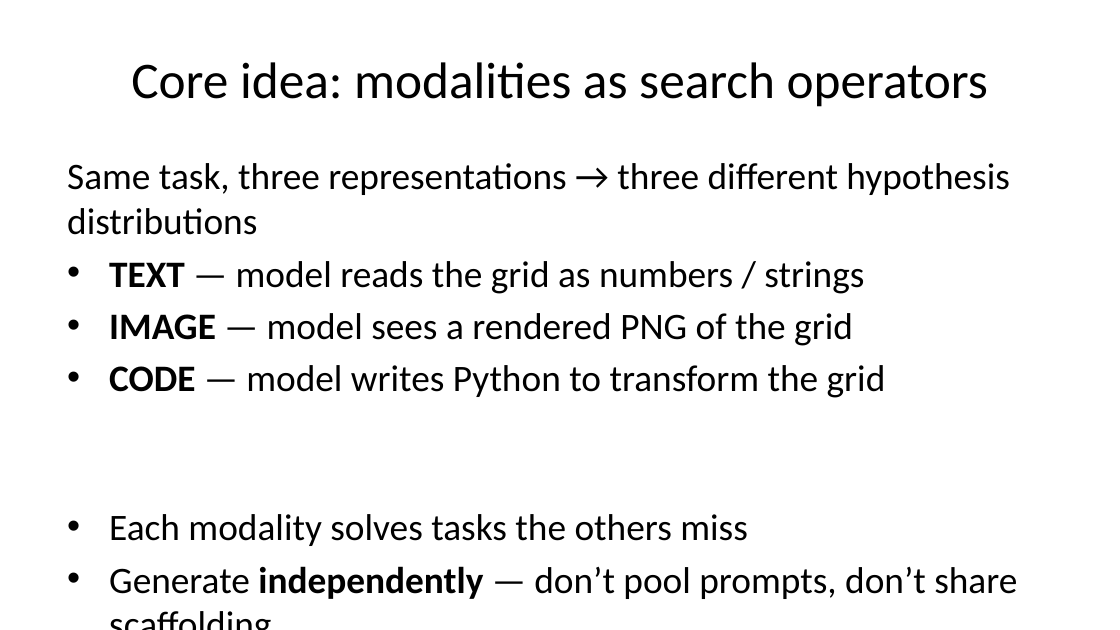
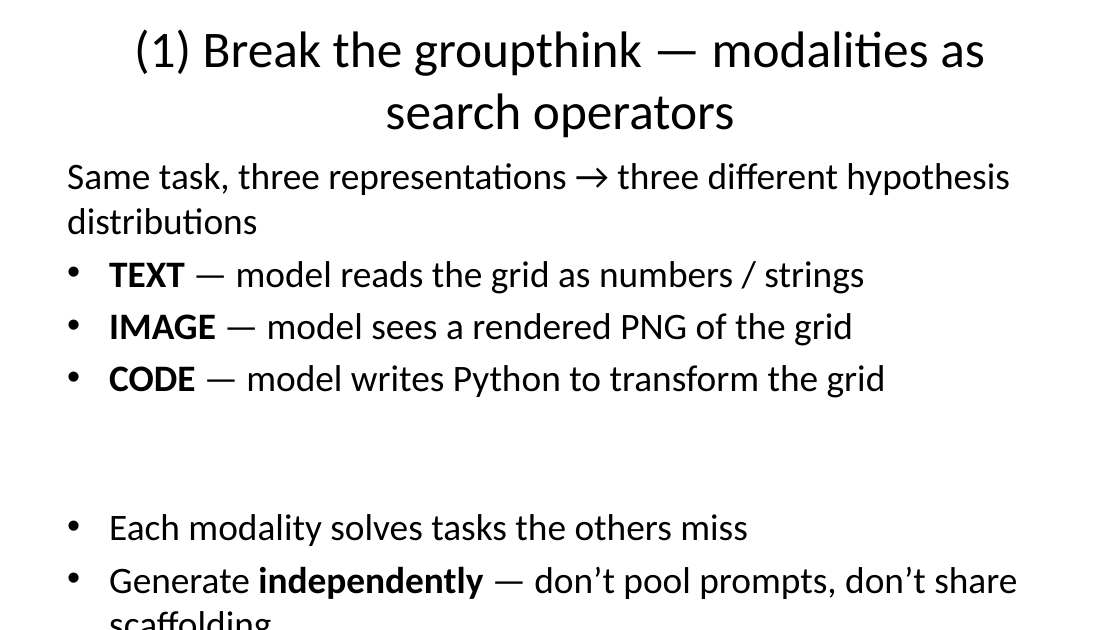
Before and after one commit to beetree/ARC-AGI, a slide deck: slide 6 of presentation/slides.pptx. Drawn at 1120x630 pixels with LibreOffice and Linux fonts; fonts in the diff are those of the drawing. Boxes give left, top, right and bottom in pixels: in the first picture for what was removed or moved away, otherwise in the second. Text is boxed around its words. In the diff, an @@ line names an element or a change of style, - is before the commit and + after.

```diff
--- a/presentation/slides.pptx
+++ b/presentation/slides.pptx
@@ title at (134,29,985,138): text changed @@
-Core idea: modalities as search operators
+(1) Break the groupthink — modalities as search operators
```
Also in this commit, not shown: 11 other slides changed, 4 slides added, 9 other files.
